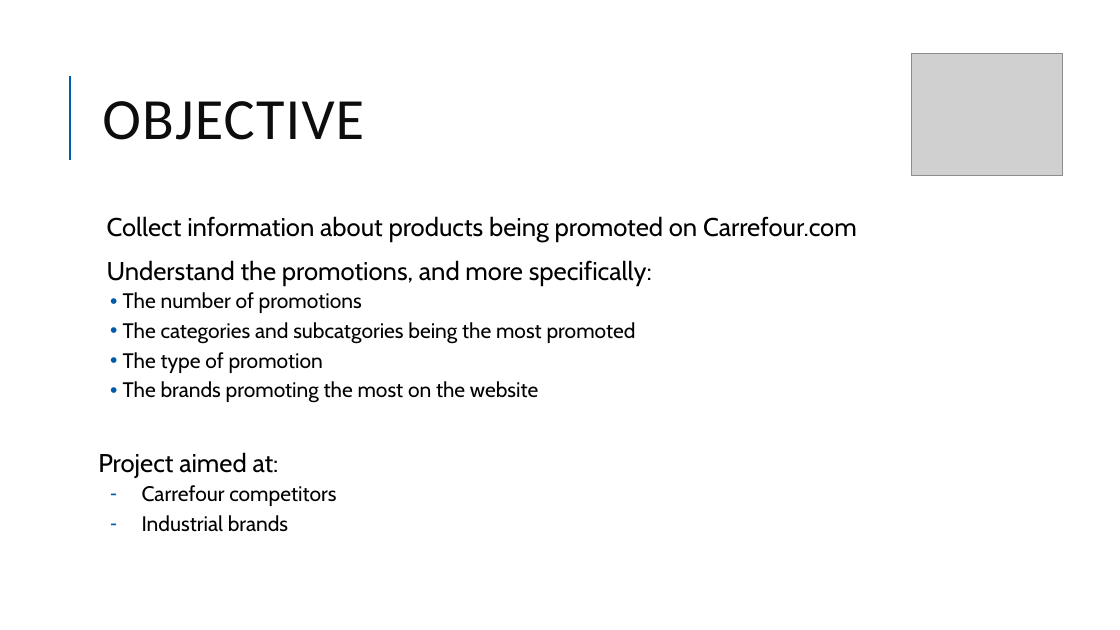
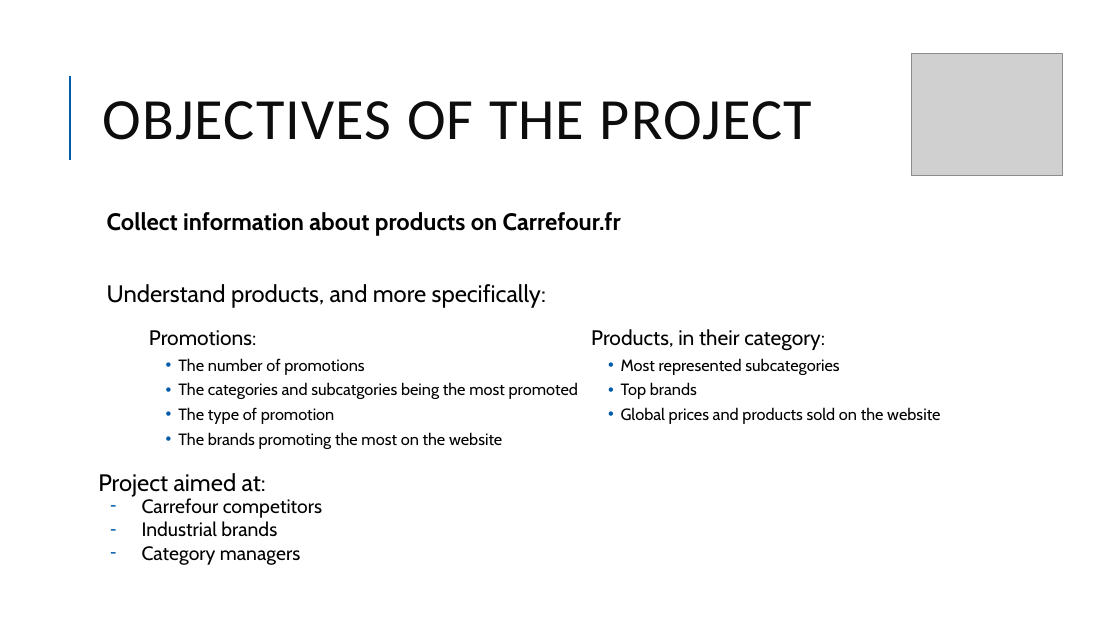
Before and after one commit to Camillelib/Web_Scrapping_project, a slide deck: slide 3 of Output/Project week 3.pptx. Drawn at 1120x630 pixels with LibreOffice and Linux fonts; fonts in the diff are those of the drawing; grey boxes stand for pictures. Boxes give left, top, right and bottom in pixels: in the first picture for what was removed or moved away, otherwise in the second. Text is boxed around its words. In the diff, an @@ line names an element or a change of style, - is before the commit and + after.

Commit message:
updating project

```diff
--- a/Output/Project week 3.pptx
+++ b/Output/Project week 3.pptx
@@ title at (102, 101, 812, 140): text changed @@
-OBJECTIVE
+OBJECTIVES OF THE PROJECT
@@ text at (107, 212, 621, 308): text changed; size 18 to 20.4 pt; bold on @@
-  Collect information about products being promoted on Carrefour.com
-  Understand the promotions, and more specifically:
-  • The number of promotions
-  • The categories and subcatgories being the most promoted
-  • The type of promotion
-  • The brands promoting the most on the website
+  Collect information about products on Carrefour.fr
+  Understand products, and more specifically:
@@ text added at (149, 329, 825, 449), 14 pt, text #000000 @@
+  Promotions:
+    • The number of promotions
+    • The categories and subcatgories being the most promoted
+    • The type of promotion
+    • The brands promoting the most on the website
+  Products, in their category:
+    • Most represented subcategories
+    • Top brands
+    • Global prices and products sold on the website
@@ text at (98, 473, 322, 537): size 22 to 20.4 pt in "Project aimed at:"; size 18 to 16.6 pt in "Carrefour competitors", "Industrial brands"; line spacing 0.9 to 0.7 @@
@@ text at (142, 546, 300, 565): paragraph added @@
+  – Category managers
```
Also in this commit, not shown: 4 other slides changed, 4 slides added, 1 slide removed, 15 other files.
